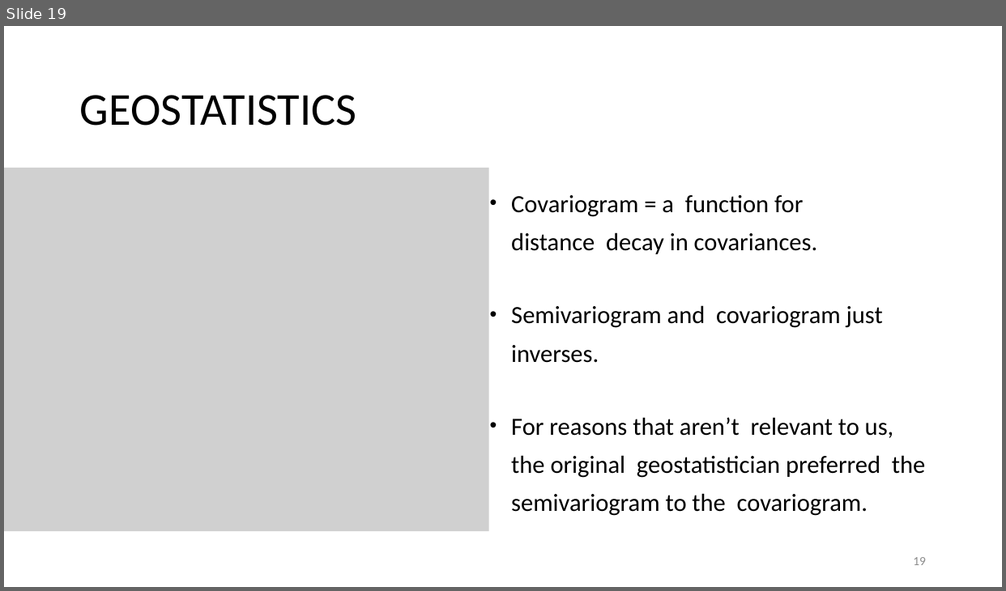
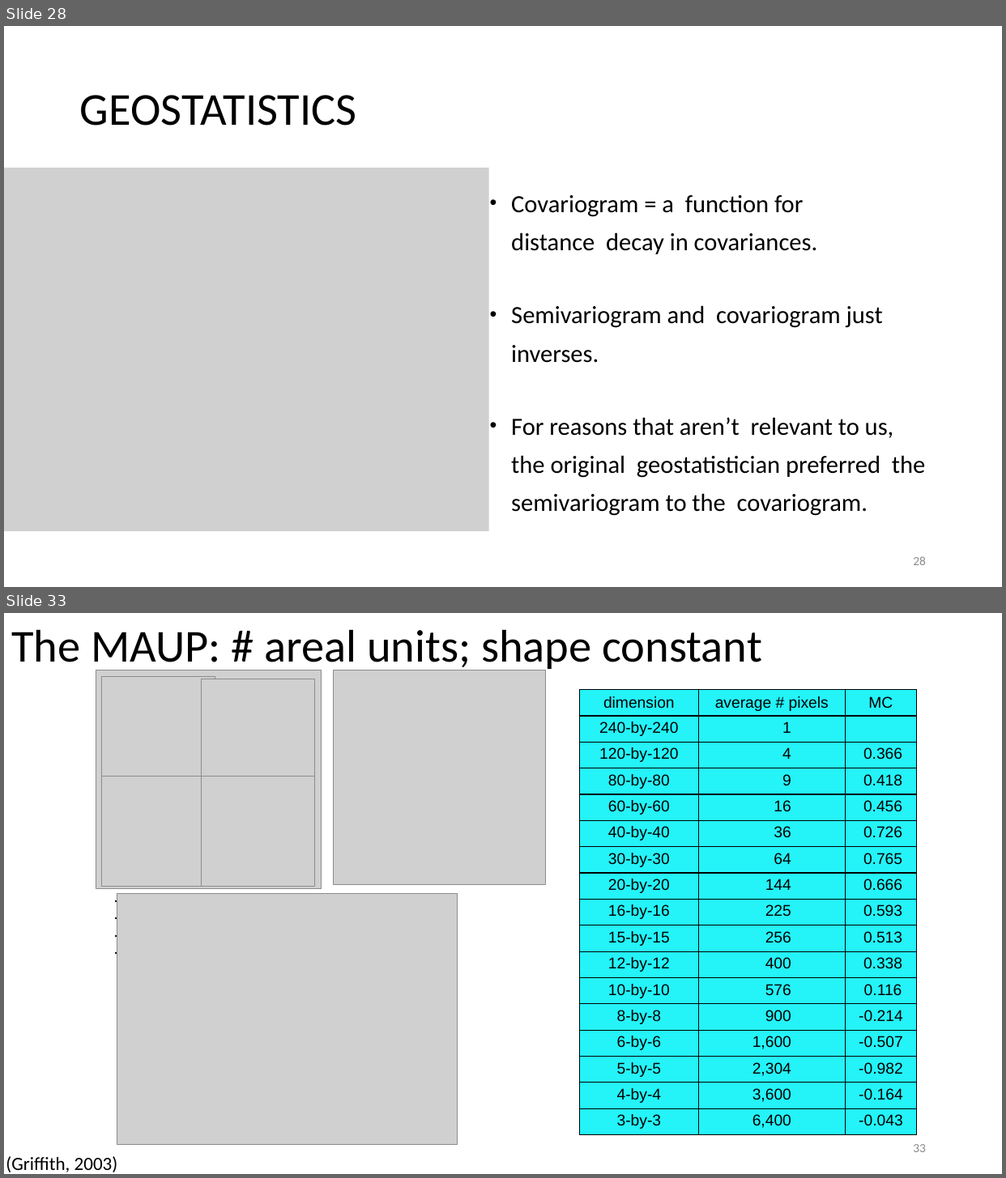
Before and after one commit to rcc-uchicago/SpatialStatistics_R, a slide deck: A QUICK INTRODUCTION TO SPATIAL STATISTICS.pptx. Shown one above the other, each under a label of ours: slide 19 before the commit, slides 28 and 33 after it; the slides between them are not shown. The pictures are 1006x591 and 1006x1178 pixels, drawn with LibreOffice and Linux fonts; fonts in the diff are those of the drawing; grey boxes stand for pictures. Boxes give left, top, right and bottom in pixels: in the first picture for what was removed or moved away, otherwise in the second. Text is boxed around its words. In the diff, an @@ line names an element or a change of style, - is before the commit and + after.

```diff
--- a/A QUICK INTRODUCTION TO SPATIAL STATISTICS.pptx
+++ b/A QUICK INTRODUCTION TO SPATIAL STATISTICS.pptx
@@ slide 33 added at bbox=[4, 613, 1002, 1174], background #FFFFFF @@
@@ text added at bbox=[11, 629, 762, 673], 44 pt, text #000000 @@
+The MAUP: # areal units; shape constant
@@ picture added at bbox=[96, 671, 321, 889] @@
@@ picture added at bbox=[102, 677, 215, 786] @@
@@ picture added at bbox=[202, 679, 315, 789] @@
@@ picture added at bbox=[334, 670, 545, 884] @@
@@ table added at bbox=[580, 689, 917, 1135], 17 rows, 3 columns @@
+dimension | average # pixels | MC
+240-by-240 | 1 | 
+120-by-120 | 4 | 0.366
+80-by-80 | 9 | 0.418
+60-by-60 | 16 | 0.456
+40-by-40 | 36 | 0.726
+30-by-30 | 64 | 0.765
+20-by-20 | 144 | 0.666
+16-by-16 | 225 | 0.593
+15-by-15 | 256 | 0.513
+12-by-12 | 400 | 0.338
+10-by-10 | 576 | 0.116
+8-by-8 | 900 | -0.214
+6-by-6 | 1,600 | -0.507
+5-by-5 | 2,304 | -0.982
+4-by-4 | 3,600 | -0.164
+3-by-3 | 6,400 | -0.043
@@ picture added at bbox=[102, 776, 215, 886] @@
@@ picture added at bbox=[202, 776, 315, 886] @@
@@ text added at bbox=[100, 869, 132, 956], 12 pt, text #000000, bold @@
+.
+.
+.
+.
+.
@@ picture added at bbox=[117, 894, 457, 1145] @@
@@ page number added at bbox=[913, 1144, 926, 1152], 12 pt, text #8C8C8C @@
+33
@@ text added at bbox=[6, 1157, 118, 1173], 18 pt, text #000000 @@
+(Griffith, 2003)
@@ what was slide 19 is now slide 28 @@
@@ page number at bbox=[913, 557, 926, 565]: text changed @@
-19
+28
```
Also in this commit, not shown: 5 slides changed, 16 other slides added, 5 other files.
